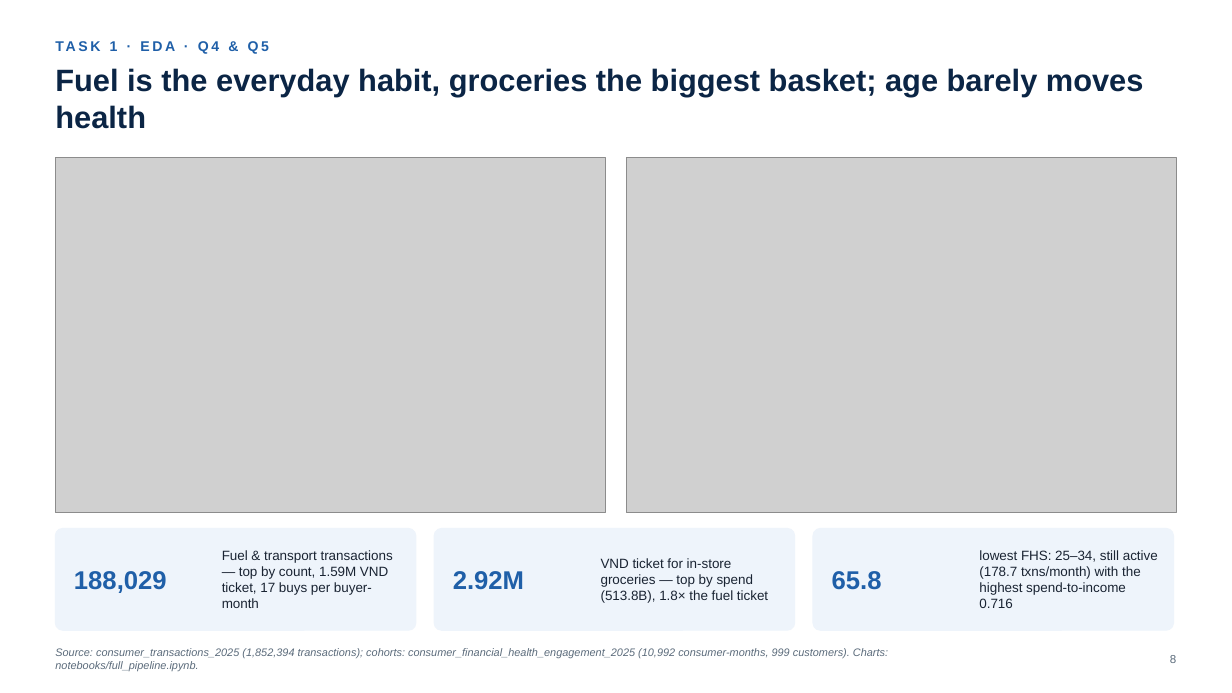
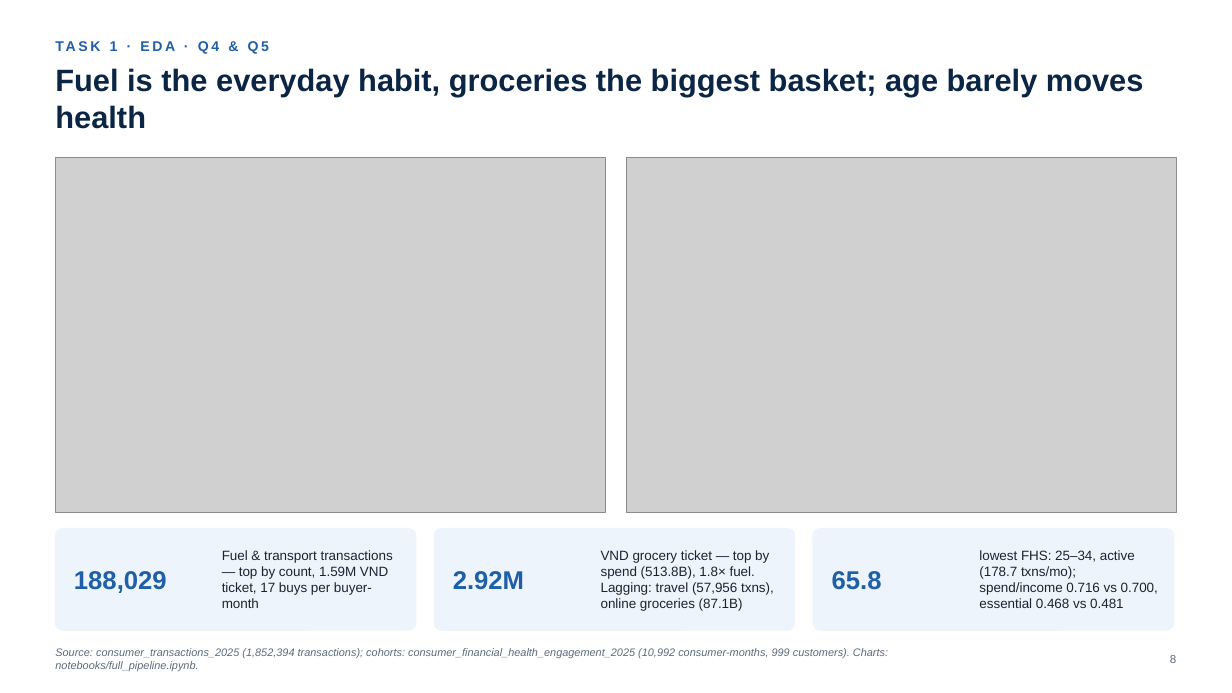
Before and after one commit to thanh-tai-435/BI10GroupYAPPERS, a slide deck: slide 8 of draft/YAPPERS_BI10_R01.pptx. Drawn at 1232x693 pixels with LibreOffice and Linux fonts; fonts in the diff are those of the drawing; grey boxes stand for pictures. Boxes give left, top, right and bottom in pixels: in the first picture for what was removed or moved away, otherwise in the second. Text is boxed around its words. In the diff, an @@ line names an element or a change of style, - is before the commit and + after.

```diff
--- a/draft/YAPPERS_BI10_R01.pptx
+++ b/draft/YAPPERS_BI10_R01.pptx
@@ text at (601, 550, 774, 611): text changed @@
-VND ticket for in-store groceries — top by spend (513.8B), 1.8× the fuel ticket
+VND grocery ticket — top by spend (513.8B), 1.8× fuel. Lagging: travel (57,956 txns), online groceries (87.1B)
@@ text at (979, 550, 1158, 608): text changed @@
-lowest FHS: 25–34, still active (178.7 txns/month) with the highest spend-to-income 0.716
+lowest FHS: 25–34, active (178.7 txns/mo); spend/income 0.716 vs 0.700, essential 0.468 vs 0.481
```
Also in this commit, not shown: 13 other slides changed, 7 other files.
